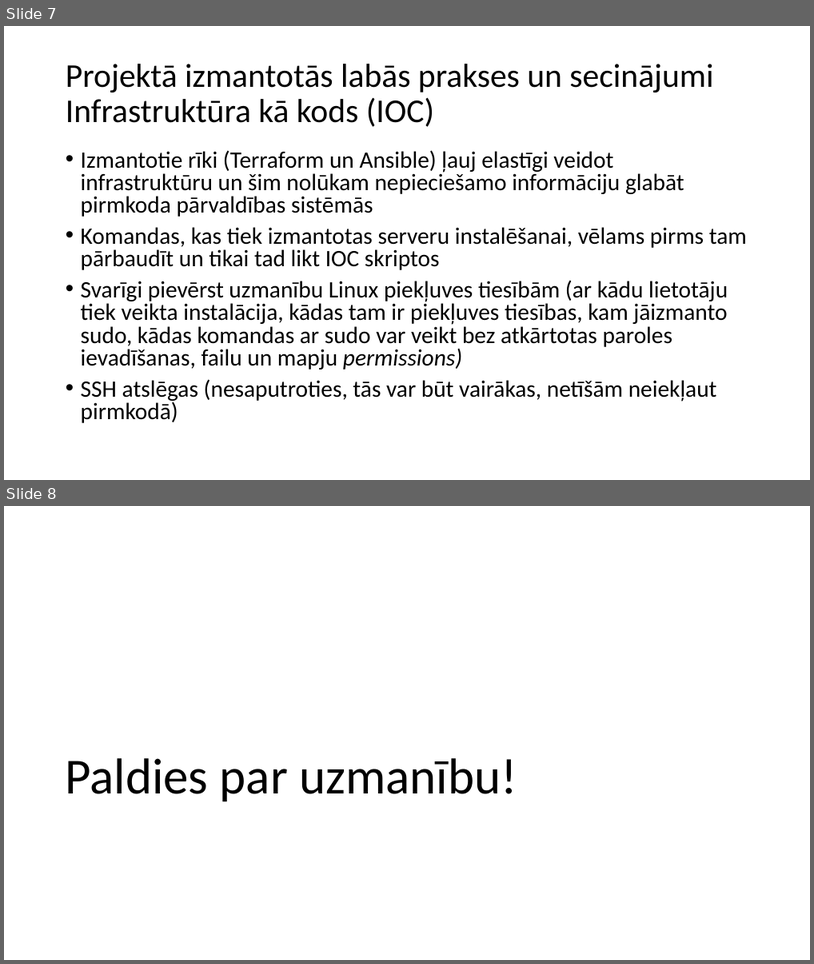
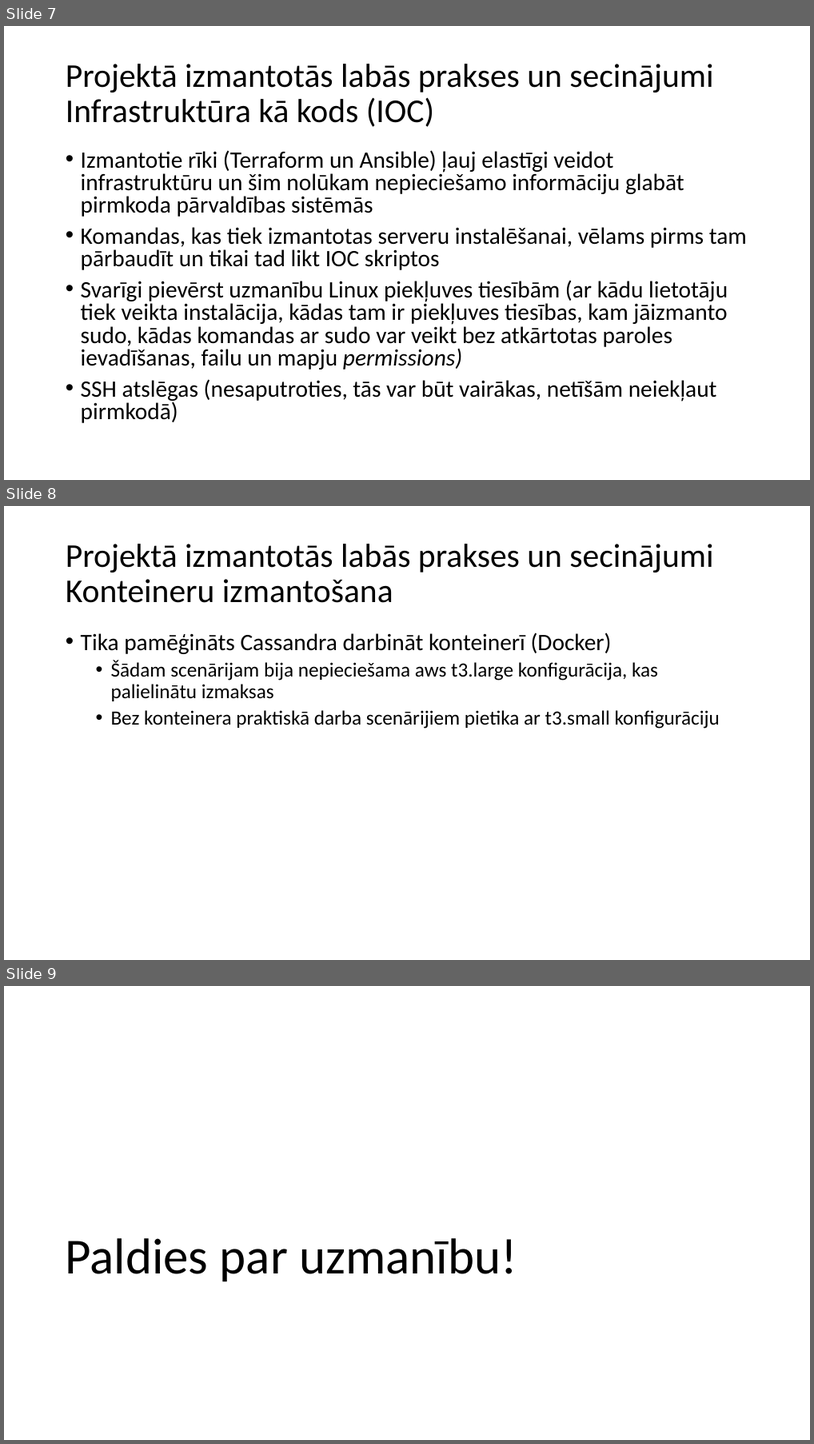
Before and after one commit to DitaGabalina/devops_db_group, a slide deck: docs/Slaidi.2022.07.04.pptx. Shown one above the other, each under a label of ours: slides 7 and 8 before the commit, slides 7, 8 and 9 after it. The pictures are 814x964 and 814x1444 pixels, drawn with LibreOffice and Linux fonts; fonts in the diff are those of the drawing. Boxes give left, top, right and bottom in pixels: in the first picture for what was removed or moved away, otherwise in the second. Text is boxed around its words. In the diff, an @@ line names an element or a change of style, - is before the commit and + after.

Commit message:
Cassandra in Docker container experiment added

```diff
--- a/docs/Slaidi.2022.07.04.pptx
+++ b/docs/Slaidi.2022.07.04.pptx
@@ slide 8 added at [4,506,810,960], background #FFFFFF @@
@@ title added at [66,544,714,603], 39.6 pt, text #000000 @@
+Projektā izmantotās labās prakses un secinājumi
+Konteineru izmantošana
@@ text added at [81,632,720,728], 24 pt, text #000000 @@
+• Tika pamēģināts Cassandra darbināt konteinerī (Docker)
+  • Šādam scenārijam bija nepieciešama aws t3.large konfigurācija, kas palielinātu izmaksas
+  • Bez konteinera praktiskā darba scenārijiem pietika ar t3.small konfigurāciju
@@ what was slide 8 is now slide 9 @@
```
